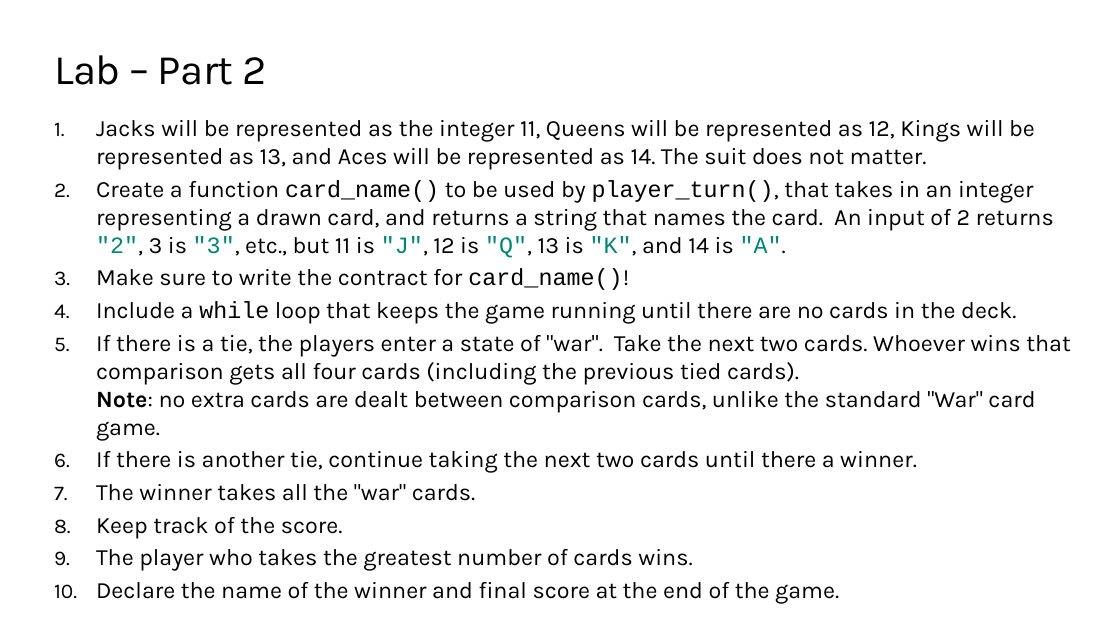
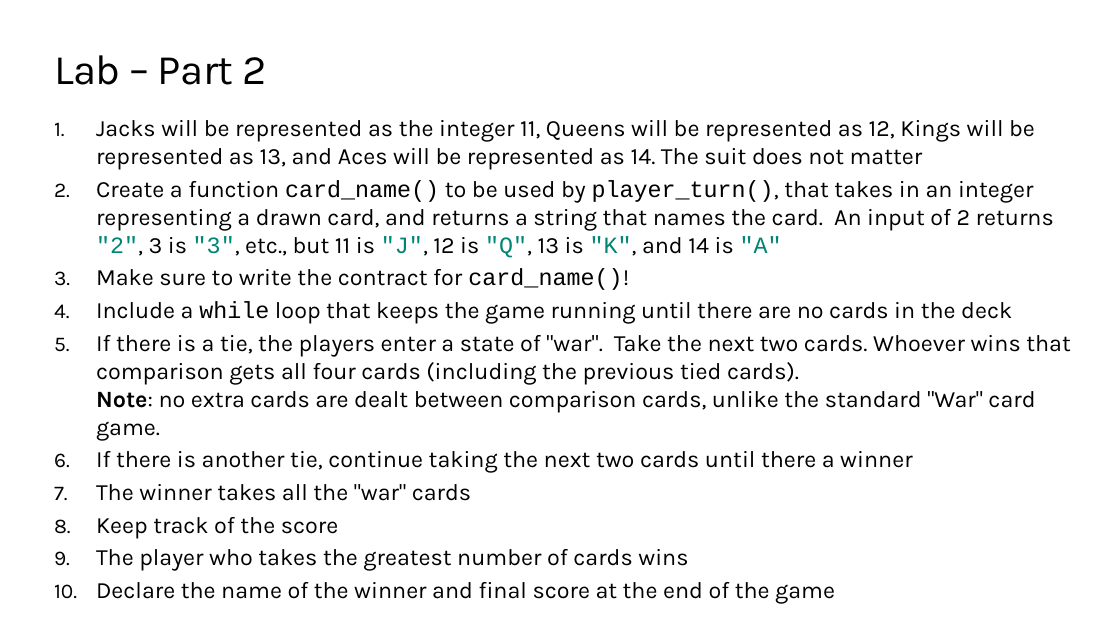
Before and after one commit to TEALSK12/2nd-semester-introduction-to-computer-science, a slide deck: slide 14 of units/3_unit/slidedecks/Intro Python 3.03 TEALS.pptx. Drawn at 1120x630 pixels with LibreOffice and Linux fonts; fonts in the diff are those of the drawing; background and template pictures are left out. Boxes give left, top, right and bottom in pixels: in the first picture for what was removed or moved away, otherwise in the second. Text is boxed around its words. In the diff, an @@ line names an element or a change of style, - is before the commit and + after.

```diff
--- a/units/3_unit/slidedecks/Intro Python 3.03 TEALS.pptx
+++ b/units/3_unit/slidedecks/Intro Python 3.03 TEALS.pptx
@@ text at (x1=96, y1=120, x2=1054, y2=258): text changed @@
-1. Jacks will be represented as the integer 11, Queens will be represented as 12, Kings will be represented as 13, and Aces will be represented as 14. The suit does not matter.
-2. Create a function card_name() to be used by player_turn(), that takes in an integer representing a drawn card, and returns a string that names the card. An input of 2 returns "2", 3 is "3", etc., but 11 is "J", 12 is "Q", 13 is "K", and 14 is "A".
+1. Jacks will be represented as the integer 11, Queens will be represented as 12, Kings will be represented as 13, and Aces will be represented as 14. The suit does not matter
+2. Create a function card_name() to be used by player_turn(), that takes in an integer representing a drawn card, and returns a string that names the card. An input of 2 returns "2", 3 is "3", etc., but 11 is "J", 12 is "Q", 13 is "K", and 14 is "A"
@@ text at (x1=96, y1=301, x2=1012, y2=323): text changed @@
-4. Include a while loop that keeps the game running until there are no cards in the deck.
+4. Include a while loop that keeps the game running until there are no cards in the deck
@@ text at (x1=96, y1=451, x2=913, y2=603): text changed @@
-6. If there is another tie, continue taking the next two cards until there a winner.
-7. The winner takes all the "war" cards.
-8. Keep track of the score.
-9. The player who takes the greatest number of cards wins.
-10. Declare the name of the winner and final score at the end of the game.
+6. If there is another tie, continue taking the next two cards until there a winner
+7. The winner takes all the "war" cards
+8. Keep track of the score
+9. The player who takes the greatest number of cards wins
+10. Declare the name of the winner and final score at the end of the game
```
Also in this commit, not shown: 15 other slides changed.
